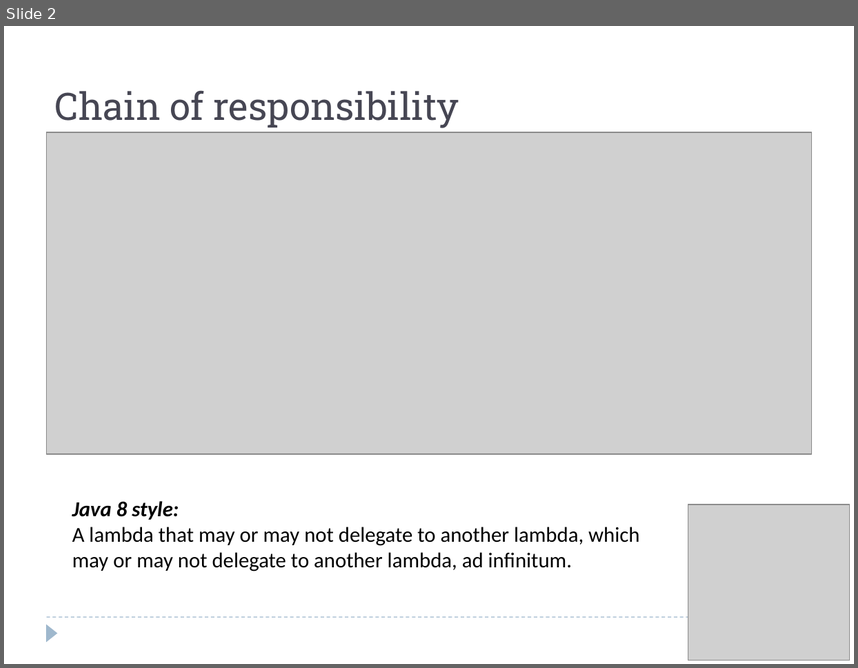
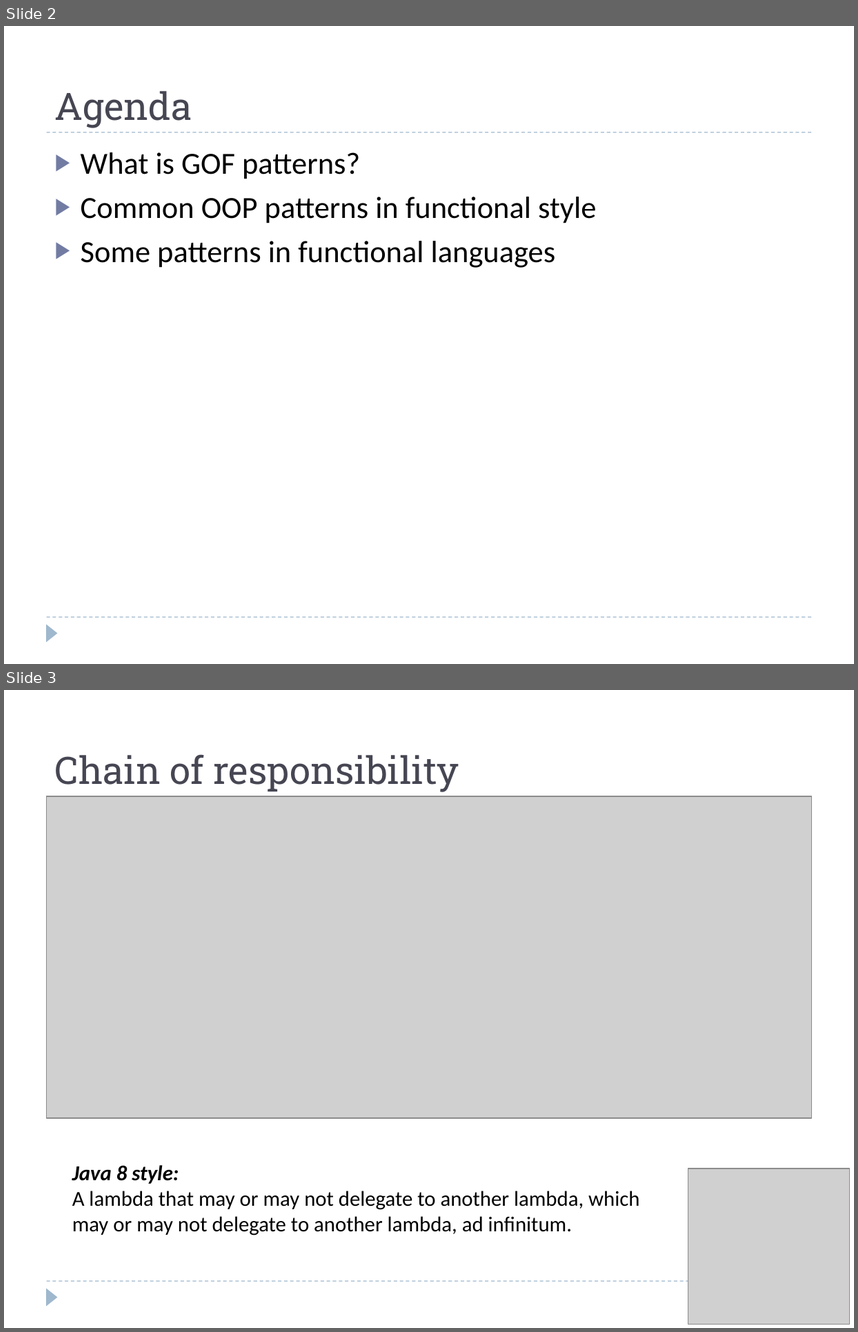
Before and after one commit to zelivit/from-gof-to-lambda, a slide deck: src/main/resources/patterns.pptx. Shown one above the other, each under a label of ours: slide 2 before the commit, slides 2 and 3 after it. The pictures are 858x668 and 858x1332 pixels, drawn with LibreOffice and Linux fonts; fonts in the diff are those of the drawing; grey boxes stand for pictures. Boxes give left, top, right and bottom in pixels: in the first picture for what was removed or moved away, otherwise in the second. Text is boxed around its words. In the diff, an @@ line names an element or a change of style, - is before the commit and + after.

```diff
--- a/src/main/resources/patterns.pptx
+++ b/src/main/resources/patterns.pptx
@@ slide 2 added at [4, 26, 854, 664], background #FFFFFF; not listed: 3 template elements that a slide beside it also shows @@
@@ title added at [55, 91, 192, 128], 32 pt, text #464653 @@
+Agenda
@@ text added at [81, 152, 596, 267], 26 pt, text #000000 @@
+▶ What is GOF patterns?
+▶ Common OOP patterns in functional style
+▶ Some patterns in functional languages
@@ what was slide 2 is now slide 3 @@
```
Also in this commit, not shown: 2 slides changed, 3 other slides added, 2 other files.
